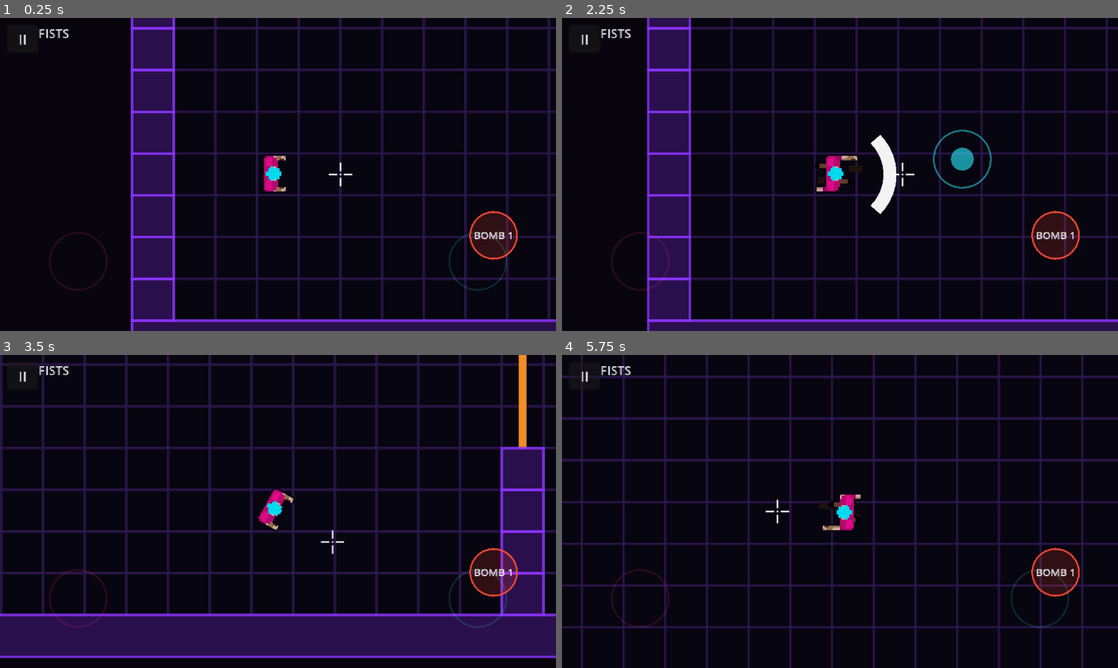
Above: before the commit, frames 1-4 (two rows, left to right).
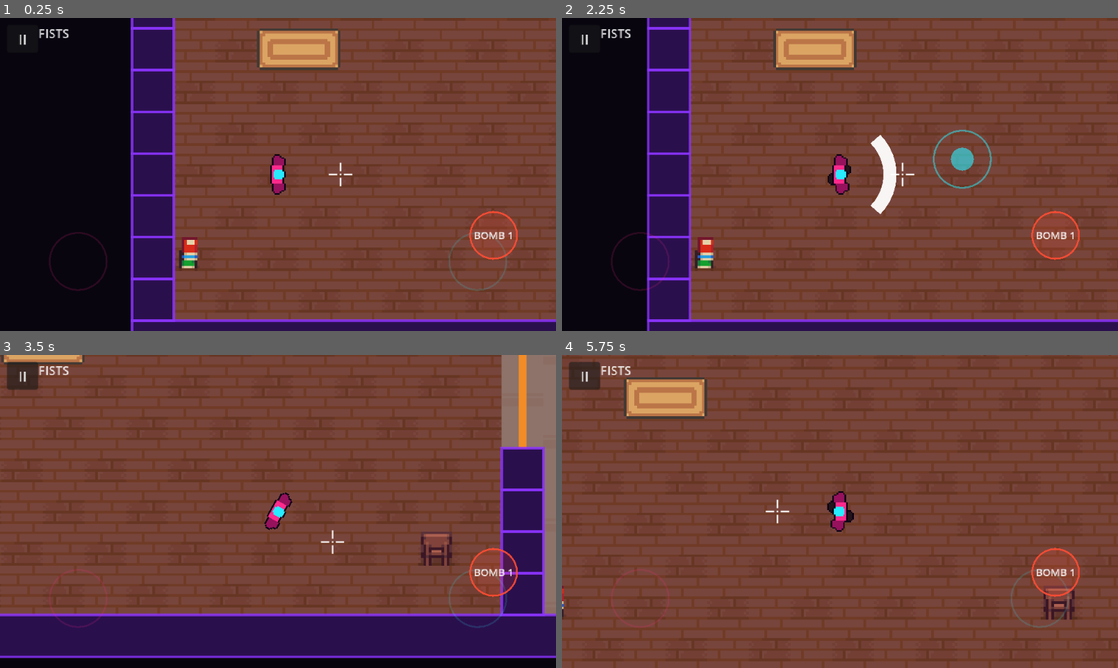
Above: after the commit, the same moments.

Repository: Evildodo3301/cyberhouse
Game: Godot game, scene res://scenes/levels/level_01.tscn
Two runs of this game, one before a commit and one after it. Both use one fixed random seed, a clock stepped at 60 frames per second and the inputs below.
Inputs (mouse positions are in pixels of both pictures, inside the frame that each line leads up to):
- Up to frame 1 (0.25 s): no input
- Up to frame 2 (2.25 s): click "II" at 0.5 s; click "▶" at 1.25 s; tap Enter at 2 s; move the mouse to (962, 158) at 2.02 s; hold D (move_right) from 2.03 s (still down); tap Space (attack) at 2.1 s; click (962, 158) at 2.17 s
- Up to frame 3 (3.5 s): release D (move_right) at 2.75 s; drag from (166, 527) to (250, 574) at 2.77 s
- Up to frame 4 (5.75 s): move the mouse to (895, 442) at 3.52 s; hold D (move_right) 3.53-4.25 s; tap Left (aim_left) at 3.6 s; tap Space (attack) at 3.8, 5.3 s; drag from (812, 574) to (673, 464) at 4.27 s; move the mouse to (1006, 558) at 5.02 s; hold A (move_left) from 5.03 s (still down); tap Up (aim_up) at 5.1 s

The runs differ from the first frame. In frame 1, 66% of the frame differs, in the area x 31-100%, y 0-97%; in frame 2, 73%; in frame 3, 78%; in frame 4, 100%, in the area x 0-100%, y 0-100%.

Commit message:
Template hitman, level 1 furniture and floors, springy doors that shots nudge; bump to 0.4.2
- Player: comedylife top-down template, recoloured pink and cyan and split
  by colour into a torso sheet (turns with the aim) and a feet sheet (turns
  with the walk); idle, walk and pistol frames; the die pose is the corpse.
- Level 1: Pixel 16 Interiors (zedpxl, free version) wood and brick floors
  and 22 furniture pieces from a furniture list in LevelMap. Solid pieces
  block movement and bullets and are baked into the enemies' navigation;
  all are kept clear of doorways and spawns.
- Doors spring shut with a wobble past closed; a bullet hitting a door
  nudges it 22 degrees open (slowly, so it never knocks anyone down).
- Stay-in-room grunts now stop 16 px short of a doorway, so they can't hold
  a door open by standing in its push zone.

Co-Authored-By: Claude Opus 5.5 (1M context) <noreply@anthropic.com>
Claude-Session: https://claude.ai/code/session_01NRYTnNTQ9YXp86yos9nk5w

Diff:
--- a/scenes/levels/level_01.tscn
+++ b/scenes/levels/level_01.tscn
@@ -43,6 +43,28 @@
 #..............#.g............#..C...........#
 #..............#..............#..............#
 ##############################################"
+furniture = "bed_green 1 8
+plant 13 9
+rug_oval 9 2
+sofa 19 1
+table 24 1
+rug_orange 19 4
+bed_blue 43 1
+plant 31 1
+cabinet 33 1
+rug_green 39 3
+rug_orange 3 17
+plant 1 13
+desk 13 22
+books 1 22
+sofa 23 22
+lamp 22 22
+stool 28 13
+rug_blue 19 19
+table 32 13
+chair 34 13
+bed_green 43 21
+plant 35 22"
 
 [node name="Player" parent="." instance=ExtResource("4_player")]
 
--- a/scripts/enemies/grunt.gd
+++ b/scripts/enemies/grunt.gd
@@ -345,12 +345,13 @@
 
 
 ## True if a stay-in-room grunt's next step would take it into a doorway.
-## It looks 10 px ahead, so it stops before it can push the door open.
+## It looks 16 px ahead, so it stops far enough back that it can't hold the
+## door open by standing in its push zone.
 func _leaving_room(direction: Vector2) -> bool:
 	if not stays_in_room or _home_room < 0:
 		return false
 	var level := get_tree().get_first_node_in_group("level")
-	return level != null and level.leaves_room(_home_room, global_position + direction * 10.0)
+	return level != null and level.leaves_room(_home_room, global_position + direction * 16.0)
 
 
 ## BOMB counter: keeps a gap from other grunts so one bomb can't get them all.
--- a/scripts/levels/level_map.gd
+++ b/scripts/levels/level_map.gd
@@ -14,17 +14,48 @@
 ##
 ## Rooms are worked out automatically: floor areas separated by walls and
 ## doorways. Enemies notice you the moment you step into their room.
+##
+## Furniture goes in a second list, one item per line: "sofa 17 1" puts a
+## sofa with its top-left corner on tile (17, 1). Solid pieces block you,
+## enemies and bullets (enemies path round them); rugs are floor decoration.
+## Art: Pixel 16 Interiors (free version) by zedpxl, see CREDITS.md.
 
 const TILE := 16
 const GRUNT_SCENE := preload("res://scenes/enemies/grunt.tscn")
 const DOOR_SCENE := preload("res://scenes/props/swing_door.tscn")
 const PICKUP_SCENE := preload("res://scenes/weapons/weapon_pickup.tscn")
 const EXIT_SCRIPT := preload("res://scripts/levels/exit_zone.gd")
+const INTERIORS := preload("res://assets/levels/interiors.png")
+
+## Furniture in the interiors sheet: region in the sheet, and whether it is solid.
+const FURNITURE := {
+	"bed_green": [Rect2(16, 96, 23, 32), true],
+	"bed_blue": [Rect2(16, 128, 23, 32), true],
+	"table": [Rect2(49, 107, 30, 21), true],
+	"stool": [Rect2(83, 103, 11, 9), true],
+	"cabinet": [Rect2(99, 115, 12, 13), true],
+	"books": [Rect2(66, 131, 10, 13), true],
+	"plant": [Rect2(49, 140, 12, 20), true],
+	"lamp": [Rect2(68, 148, 9, 12), true],
+	"sofa": [Rect2(82, 131, 44, 26), true],
+	"desk": [Rect2(129, 147, 14, 13), true],
+	"chair": [Rect2(145, 142, 14, 18), true],
+	"chair_side": [Rect2(161, 141, 13, 19), true],
+	"rug_oval": [Rect2(162, 65, 27, 14), false],
+	"rug_blue": [Rect2(162, 81, 27, 14), false],
+	"rug_orange": [Rect2(128, 80, 32, 16), false],
+	"rug_green": [Rect2(133, 101, 36, 22), false],
+}
+## Floor tiles in the interiors sheet. Rooms take turns: wood, brick, wood...
+const WOOD_TILES := [Rect2(96, 48, 16, 16), Rect2(112, 48, 16, 16)]
+const BRICK_TILES := [Rect2(48, 32, 16, 16), Rect2(48, 48, 16, 16)]
 
 @export_multiline var layout: String = ""
+## Furniture, one "name x y" per line (names: see FURNITURE).
+@export_multiline var furniture: String = ""
+## Darkens the floor tiles so the neon walls, blood and characters stand out.
+@export var floor_tint: Color = Color(0.62, 0.55, 0.62)
 @export var wall_color: Color = Color(0.55, 0.2, 1.0)    # neon purple
-@export var floor_color: Color = Color(0.03, 0.02, 0.06)
-@export var grid_color: Color = Color(0.2, 0.1, 0.35, 0.6)
 ## Share of enemies (0 to 1) that will chase you out of their room. The rest
 ## stop at their own doorway. Early levels keep this low. Which enemies roam
 ## is fixed by map order, so it is the same on every retry.
@@ -48,10 +79,11 @@
 	_find_rooms()
 	_build_walls()
 	_build_doorways()
+	_place_furniture()
 	_spawn_things()
 	_build_navigation()
 	var floor_drawer := Node2D.new()
-	floor_drawer.z_index = -1   # under the blood
+	floor_drawer.z_index = -2   # under the rugs and the blood
 	floor_drawer.draw.connect(_draw_floor.bind(floor_drawer))
 	add_child(floor_drawer)
 	var wall_drawer := Node2D.new()
@@ -147,6 +179,41 @@
 			var shape := CollisionShape2D.new()
 			var rectangle := RectangleShape2D.new()
 			rectangle.size = rect.size
+			shape.shape = rectangle
+			body.add_child(shape)
+			add_child(body)
+
+
+## Puts each furniture line's sprite down; solid pieces get a body that
+## blocks movement and bullets, and the enemies' pathfinding goes round it.
+func _place_furniture() -> void:
+	for line in furniture.strip_edges().split("\n", false):
+		var parts := line.strip_edges().split(" ", false)
+		if parts.size() != 3 or not FURNITURE.has(parts[0]):
+			push_warning("LevelMap: bad furniture line '%s'" % line)
+			continue
+		var region: Rect2 = FURNITURE[parts[0]][0]
+		var solid: bool = FURNITURE[parts[0]][1]
+		var piece := Sprite2D.new()
+		piece.name = parts[0].capitalize().replace(" ", "")
+		piece.texture = INTERIORS
+		piece.region_enabled = true
+		piece.region_rect = region
+		piece.centered = false
+		piece.texture_filter = CanvasItem.TEXTURE_FILTER_NEAREST
+		piece.position = Vector2(int(parts[1]), int(parts[2])) * TILE
+		if not solid:
+			piece.z_index = -1   # rugs: on the floor, under the blood
+		add_child(piece)
+		if solid:
+			var body := StaticBody2D.new()
+			body.collision_layer = 1
+			body.collision_mask = 0
+			body.add_to_group("nav_walls")
+			body.position = piece.position + region.size * 0.5
+			var shape := CollisionShape2D.new()
+			var rectangle := RectangleShape2D.new()
+			rectangle.size = region.size - Vector2(2, 2)
 			shape.shape = rectangle
 			body.add_child(shape)
 			add_child(body)
@@ -259,8 +326,10 @@
 func _draw_floor(canvas: Node2D) -> void:
 	for at in _floor_tiles:
 		var rect := Rect2(Vector2(at) * TILE, Vector2.ONE * TILE)
-		canvas.draw_rect(rect, floor_color)
-		canvas.draw_rect(rect, grid_color, false, 1.0)
+		var room: int = _room_of_tile.get(at, 0)   # doorways get the wood floor
+		var tiles: Array = WOOD_TILES if room % 2 == 0 else BRICK_TILES
+		var pick: Rect2 = tiles[(at.x * 7 + at.y * 13) % tiles.size()]
+		canvas.draw_texture_rect_region(INTERIORS, rect, pick, floor_tint)
 
 
 func _draw_walls(canvas: Node2D) -> void:
--- a/scripts/player/player.gd
+++ b/scripts/player/player.gd
@@ -38,10 +38,14 @@
 @export var accent_color: Color = Color(0.16, 0.94, 1.0) # neon cyan
 
 @export_group("Look")
-## Sprite sheet in the enemy layout (64 x 64 cells, 12 per row, drawn facing
-## up; row 1 = walk cycle, row 2 = corpses). Temporary: the civilian sheet
-## recoloured pink and cyan. Empty = placeholder shapes.
-@export var sheet: Texture2D = preload("res://assets/characters/player.png")
+## Sprite sheets: the comedylife top-down character template (one row of
+## 38 frames, 64 x 64, drawn facing up), recoloured pink and cyan and split
+## in two so the legs and torso can turn apart. Empty = placeholder shapes.
+## Frames: 0-1 idle, 2-11 walk, 12-23 rifle, 24-35 pistol, 36-37 die.
+@export var torso_sheet: Texture2D = preload("res://assets/characters/player_torso.png")
+@export var legs_sheet: Texture2D = preload("res://assets/characters/player_legs.png")
+## The whole body in one sheet, used for the corpse.
+@export var body_sheet: Texture2D = preload("res://assets/characters/player_body.png")
 ## Sheet pixels to room pixels (same as the enemies).
 @export var sprite_scale: float = 0.6
 ## Room pixels walked per walk-cycle frame.
@@ -76,11 +80,16 @@
 var _stride: float = 0.0   # distance walked, drives the step animation
 var _muzzle_flash: float = 0.0   # seconds the flash at the barrel stays visible
 var _crosshair: Sprite2D
-var _sprite: Sprite2D   # the body, on the torso so it turns with the aim
-
-const SHEET_COLUMNS := 12
-const PUNCH_FRAME := 3
-const CLEAN_CORPSES := [0, 2, 4, 6, 8, 9, 10, 11]
+var _sprite: Sprite2D        # arms, body and head, on the torso (turns with the aim)
+var _legs_sprite: Sprite2D   # the feet, on the legs (turn with the walk)
+var _idle_time: float = 0.0
+
+const SHEET_COLUMNS := 38
+const IDLE_FRAMES := [0, 1]
+const WALK_FRAMES := [2, 3, 4, 5, 6, 7, 8, 9, 10, 11]
+const PISTOL_IDLE_FRAMES := [24, 25]
+const PISTOL_WALK_FRAMES := [26, 27, 28, 29, 30, 31, 32, 33, 34, 35]
+const DIE_FRAMES := [36, 37]
 
 @onready var _legs: Node2D = $Legs
 @onready var _torso: Node2D = $Torso
@@ -96,17 +105,10 @@
 	# The parts are plain nodes so art can later drop a sprite into each one.
 	_legs.draw.connect(_draw_legs)
 	_torso.draw.connect(_draw_torso)
-	if sheet:
-		_sprite = Sprite2D.new()
-		_sprite.texture = sheet
-		_sprite.hframes = SHEET_COLUMNS
-		_sprite.vframes = 2
-		_sprite.scale = Vector2.ONE * sprite_scale
-		_sprite.rotation = PI * 0.5   # the sheet faces up, the torso faces right
-		_sprite.texture_filter = CanvasItem.TEXTURE_FILTER_NEAREST
-		var material := ShaderMaterial.new()
-		material.shader = preload("res://shaders/outline.gdshader")
-		_sprite.material = material
+	if torso_sheet and legs_sheet:
+		_legs_sprite = _make_sprite(legs_sheet)
+		_legs.add_child(_legs_sprite)
+		_sprite = _make_sprite(torso_sheet)
 		_sprite.show_behind_parent = true   # the gun in hand is drawn on top
 		_torso.add_child(_sprite)
 	_crosshair = Sprite2D.new()
@@ -199,12 +201,15 @@
 		_stride = 0.0   # idle: feet back together under the torso
 	_legs.rotation = legs_angle
 	if _sprite:
-		if _attack_state == AttackState.WINDUP or _swing_flash > 0.0:
-			_sprite.frame = PUNCH_FRAME
-		elif speed > settings.legs_idle_speed:
-			_sprite.frame = int(_stride / stride_per_frame) % SHEET_COLUMNS
+		_idle_time += delta
+		var walking := speed > settings.legs_idle_speed
+		var step := int(_stride / stride_per_frame)
+		var idle_step := int(_idle_time * 2.0)   # slow breathing, 2 frames a second
+		if has_gun():
+			_sprite.frame = PISTOL_WALK_FRAMES[step % 10] if walking else PISTOL_IDLE_FRAMES[idle_step % 2]
 		else:
-			_sprite.frame = 0
+			_sprite.frame = WALK_FRAMES[step % 10] if walking else IDLE_FRAMES[idle_step % 2]
+		_legs_sprite.frame = WALK_FRAMES[step % 10] if walking else IDLE_FRAMES[0]
 
 
 ## Aim assist: if a target sits close to the aim line, return the direction
@@ -460,6 +465,7 @@
 		gore.add_kill(global_position, direction, body_color, weapon, _corpse())
 	if _sprite:
 		_sprite.visible = false
+		_legs_sprite.visible = false
 	died.emit(weapon)
 	Game.shake(settings.big_shake)
 	if settings.big_vibration_ms > 0:
@@ -511,7 +517,7 @@
 
 	# Muzzle flash at the end of the barrel.
 	if _muzzle_flash > 0.0:
-		draw_circle(_attack_direction * 11.0 + _attack_direction.rotated(PI * 0.5) * 3.2, 3.0, Color(1, 0.95, 0.6))
+		draw_circle(_attack_direction * 12.0, 3.0, Color(1, 0.95, 0.6))
 	if has_gun():
 		return   # the swing arcs below are for melee only
 
@@ -534,12 +540,7 @@
 	var step := sin(_stride / maxf(settings.stride_length, 1.0) * TAU) * 6.0
 	var foot_color := body_color.darkened(0.6)
 	if _sprite:
-		# Small dark shoes under the sprite, only while walking.
-		if _stride > 0.0:
-			foot_color = Color(0.12, 0.07, 0.05)
-			_legs.draw_rect(Rect2(Vector2(step - 2.5, -3.5), Vector2(5, 2.5)), foot_color)
-			_legs.draw_rect(Rect2(Vector2(-step - 2.5, 1.0), Vector2(5, 2.5)), foot_color)
-		return
+		return   # the legs sprite shows the feet
 	_legs.draw_rect(Rect2(Vector2(step - 3.0, -5.0), Vector2(6, 3.5)), foot_color)
 	_legs.draw_rect(Rect2(Vector2(-step - 3.0, 1.5), Vector2(6, 3.5)), foot_color)
 
@@ -549,7 +550,7 @@
 		return
 	if _sprite:
 		if has_gun():
-			_torso.draw_rect(Rect2(3, 2, 7, 2.5), weapon.color)   # the gun in the right hand
+			_torso.draw_rect(Rect2(5, -1.25, 6, 2.5), weapon.color)   # held out in both hands
 		return
 	# Shoulders: an oval, wide across, narrow front to back.
 	_torso.draw_set_transform(Vector2.ZERO, 0.0, Vector2(0.6, 1.0))
@@ -561,10 +562,24 @@
 		_torso.draw_rect(Rect2(8, -1.5, 7, 3), weapon.color)   # the gun in hand
 
 
-## The body the gore layer paints when you die. Always a clean pose: the
-## recolour turned the sheet's head-burst blood pink, and the gore adds real blood.
+## One part of the body, from a template sheet: pixel-sharp, outlined,
+## turned so the sheet's "up" points along the part's +x.
+func _make_sprite(texture: Texture2D) -> Sprite2D:
+	var sprite := Sprite2D.new()
+	sprite.texture = texture
+	sprite.hframes = SHEET_COLUMNS
+	sprite.scale = Vector2.ONE * sprite_scale
+	sprite.rotation = PI * 0.5
+	sprite.texture_filter = CanvasItem.TEXTURE_FILTER_NEAREST
+	var material := ShaderMaterial.new()
+	material.shader = preload("res://shaders/outline.gdshader")
+	sprite.material = material
+	return sprite
+
+
+## The body the gore layer paints when you die: the template's "die" pose.
 func _corpse() -> Dictionary:
-	if sheet == null:
+	if body_sheet == null:
 		return {}
-	var region := Rect2(CLEAN_CORPSES.pick_random() * 64, 64, 64, 64)
-	return {"texture": sheet, "region": region, "burst_region": region, "scale": sprite_scale}
+	var region := Rect2(DIE_FRAMES[1] * 64, 0, 64, 64)
+	return {"texture": body_sheet, "region": region, "burst_region": region, "scale": sprite_scale}
--- a/scripts/props/swing_door.gd
+++ b/scripts/props/swing_door.gd
@@ -1,7 +1,9 @@
 class_name SwingDoor
 extends Node2D
 ## A swinging door. Walk into it and it bursts open away from you, then
-## swings shut by itself once the doorway is clear. If it swings into someone
+## swings shut by itself once the doorway is clear, wobbling past closed a
+## couple of times like a real saloon-style door. A bullet that hits it
+## knocks it a little way open. If it swings into someone
 ## while it's moving fast, it knocks them down (the classic door-slam move).
 ##
 ## Place this node at the hinge. The door panel points along +X, so rotate
@@ -21,6 +23,12 @@
 @export var close_speed_degrees: float = 220.0
 ## Seconds the doorway must be empty before the door starts closing.
 @export var close_delay: float = 0.35
+## How springy the swing shut is: higher = snappier. With close_damping it
+## overshoots closed by about a third, then settles.
+@export var close_spring: float = 60.0
+@export var close_damping: float = 5.0
+## How far a bullet knocks it open, in degrees.
+@export var shot_nudge_degrees: float = 22.0
 ## The door only knocks people down while swinging at least this fast.
 @export var knockdown_speed_degrees: float = 400.0
 @export var color: Color = Color(0.95, 0.55, 0.15)   # neon orange
@@ -29,6 +37,11 @@
 var angle: float = 0.0
 ## Degrees per second this frame (for the knockdown check).
 var swing_speed: float = 0.0
+## Signed degrees per second while it springs shut.
+var _spring_velocity: float = 0.0
+## Opening speed right now: fast for a push, slow for a bullet nudge (so a
+## shot never slams it into anyone).
+var _open_speed: float = 900.0
 
 var _target_angle: float = 0.0
 var _empty_time: float = 0.0
@@ -85,12 +98,17 @@
 			# Open AWAY from whoever pushed: find which side they're on.
 			var side := _side_of(pushers[0].global_position)
 			_target_angle = -side * open_angle_degrees
+			_open_speed = open_speed_degrees
 			_already_hit.clear()
 			Game.door_opened.emit(self, pushers[0])
 
 	var opening := absf(_target_angle) > absf(angle)
-	var speed := open_speed_degrees if opening else close_speed_degrees
-	var new_angle := move_toward(angle, _target_angle, speed * delta)
+	var new_angle: float
+	if opening or not is_zero_approx(_target_angle):
+		new_angle = move_toward(angle, _target_angle, _open_speed * delta)
+		_spring_velocity = 0.0
+	else:
+		new_angle = _spring_shut(delta)
 	swing_speed = absf(new_angle - angle) / maxf(delta, 0.0001)
 	var moving_dir := signf(new_angle - angle)
 	angle = new_angle
@@ -98,6 +116,29 @@
 	if swing_speed >= knockdown_speed_degrees:
 		_check_knockdowns(moving_dir)
 	queue_redraw()
+
+
+## Swings back toward closed like a spring, so it overshoots and wobbles.
+## Never faster than close_speed_degrees, so closing never knocks anyone down.
+func _spring_shut(delta: float) -> float:
+	_spring_velocity += (-close_spring * angle - close_damping * _spring_velocity) * delta
+	_spring_velocity = clampf(_spring_velocity, -close_speed_degrees, close_speed_degrees)
+	var new_angle := angle + _spring_velocity * delta
+	if absf(new_angle) < 0.5 and absf(_spring_velocity) < 8.0:
+		new_angle = 0.0   # settled
+		_spring_velocity = 0.0
+	return new_angle
+
+
+## A bullet hit it: it swings a little way open, away from the shot, then
+## shuts again. Called by Bullet. `from` is where the shot came from.
+func nudge(from: Vector2) -> void:
+	if absf(angle) >= shot_nudge_degrees:
+		return   # already open wider than a nudge
+	_target_angle = -_side_of(from) * shot_nudge_degrees
+	_open_speed = 250.0
+	_empty_time = 0.0
+	_already_hit.clear()
 
 
 ## +1 or -1 depending on which side of the closed door `pos` is.
--- a/scripts/weapons/bullet.gd
+++ b/scripts/weapons/bullet.gd
@@ -33,6 +33,10 @@
 	if not wall.is_empty():
 		to = wall.position
 		stop = true
+		# A door it hits swings a little way open.
+		var door: Node = wall.collider.get_parent()
+		if door and door.has_method("nudge"):
+			door.nudge(from)
 	# The first living target along this step gets hit.
 	var target := _first_target(from, to)
 	if target:
--- a/tests/level_01_test.gd
+++ b/tests/level_01_test.gd
@@ -52,7 +52,10 @@
 	check(civilian.state == 1, "entering a room alerts its enemy")
 
 	# Looks: the player wears the pink sheet, every enemy the cop sheet.
-	check(player._sprite != null and player._sprite.texture.resource_path.ends_with("player.png"), "the player has the pink character sprite")
+	check(player._sprite != null and player._sprite.texture.resource_path.ends_with("player_torso.png"), "the player wears the pink template torso")
+	check(player._legs_sprite != null and player._legs_sprite.get_parent().name == "Legs", "the template's feet are on the legs (they turn apart)")
+	var pieces := map.get_children().filter(func(c): return c is Sprite2D and c.region_enabled)
+	check(pieces.size() == 22, "22 pieces of furniture placed (%d)" % pieces.size())
 	check(enemies.all(func(e): return e.sheet.resource_path.ends_with("cop.png")), "every enemy looks like a cop")
 	var roamers := enemies.filter(func(e): return not e.stays_in_room).size()
 	print("      roamers: ", enemies.filter(func(e): return not e.stays_in_room).map(func(e): return e.name))
@@ -94,6 +97,12 @@
 			if e.stays_in_room and e.is_alive() and map.room_at(e.global_position) != e._home_room and not left_room.has(e.name):
 				left_room.append(e.name)
 	check(left_room.is_empty(), "stay-in-room enemies stop at their doorway %s" % [left_room])
+	var holding := []
+	for door in root.get_tree().get_nodes_in_group("doors"):
+		for body in door._push_zone.get_overlapping_bodies():
+			if body.is_in_group("enemies") and body.stays_in_room:
+				holding.append(body.name)
+	check(holding.is_empty(), "waiting enemies never hold a door open %s" % [holding])
 
 	# Kill everyone: the exit opens; walk in: LEVEL COMPLETE.
 	player.global_position = Vector2(3 * 16 + 8, 20 * 16 + 8)
--- a/tests/m1_smoke_test.gd
+++ b/tests/m1_smoke_test.gd
@@ -175,8 +175,29 @@
 	await wait_frames(45)
 	touch(0, Vector2(140, 250), false)
 	check(player.global_position.x > 312.0, "player walks through the doorway")
-	await wait_frames(90)
+	var open_sign := signf(door.angle)
+	var wobbled := false
+	for i in 180:
+		await physics_frame
+		if signf(door.angle) == -open_sign and absf(door.angle) > 5.0:
+			wobbled = true
 	check(is_zero_approx(door.angle), "door swings shut by itself")
+	check(wobbled, "it wobbles past closed before it settles")
+
+	# 9b. A bullet that hits the door knocks it a little way open, then it shuts.
+	player.global_position = Vector2(360, 140)
+	player.equip(load("res://data/weapons/pistol.tres"), 8)
+	await wait_frames(2)
+	var bullet: Bullet = preload("res://scenes/weapons/bullet.tscn").instantiate()
+	main.add_child(bullet)
+	bullet.fire(player.global_position, door.center() - player.global_position, player.weapon, player)
+	var widest := 0.0
+	for i in 30:
+		await physics_frame
+		widest = maxf(widest, absf(door.angle))
+	check(widest > 10.0 and widest < 40.0, "a shot nudges the door open a little (%.0f degrees)" % widest)
+	await wait_frames(150)
+	check(is_zero_approx(door.angle), "the nudged door shuts again")
 
 	# 10. A door slammed open knocks down whoever is behind it.
 	await reload_room(false)
Binary file removed: assets/characters/player.png
Binary file added: assets/characters/player_body.png
Not shown, added: assets/characters/player_body.png.import
Binary file added: assets/characters/player_legs.png
Not shown, added: assets/characters/player_legs.png.import
Binary file added: assets/characters/player_torso.png
Not shown, changed: assets/characters/player_torso.png.import
Binary file added: assets/levels/interiors.png
Not shown, added: assets/levels/interiors.png.import
Not shown, changed: export_presets.cfg
Not shown, changed: CREDITS.md
